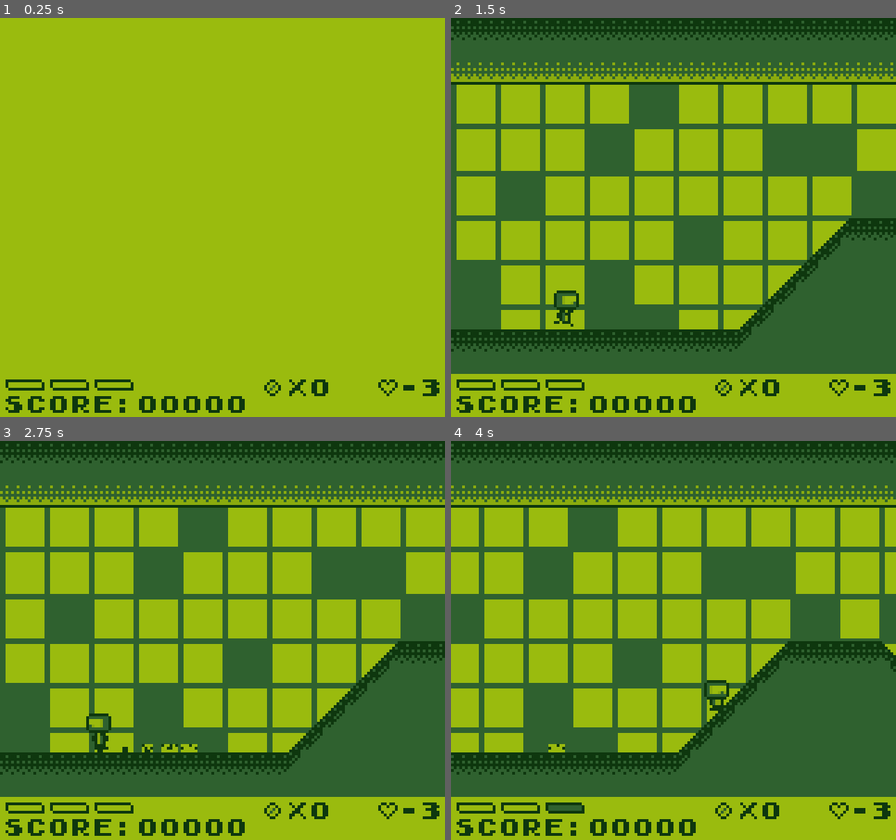
Above: before the commit, frames 1-4 (two rows, left to right).
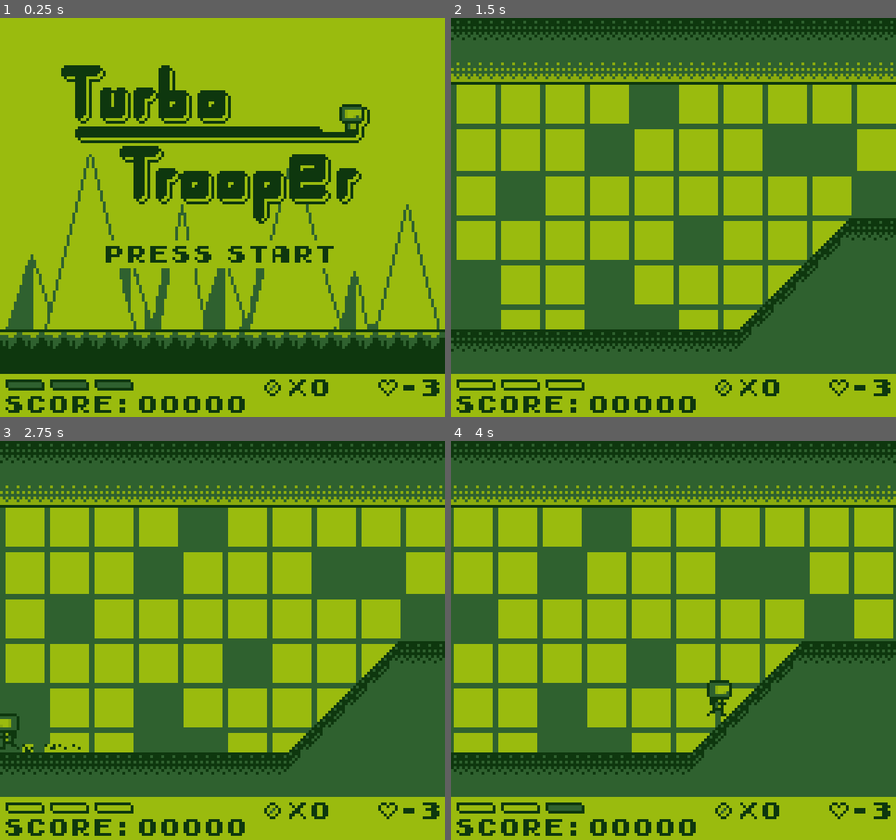
Above: after the commit, the same moments.

Repository: AlanRostem/TurboTrooper
Game: Godot game, scene res://scenes/main/Main.tscn
Two runs of this game, one before a commit and one after it. Both use one fixed random seed, a clock stepped at 60 frames per second and the inputs below. Sound files missing from this copy of the repository are replaced by a short silence.
Inputs:
- Up to frame 1 (0.25 s): no input
- Up to frame 2 (1.5 s): tap Enter (pause, bound only after the commit) at 0.5 s; hold D (move_right) from 0.53 s (still down); tap S (aim_down) at 0.6 s; tap Space (jump) at 0.77 s; tap W (aim_up) at 1.35 s
- Up to frame 3 (2.75 s): tap Space (jump) at 1.52 s; release D (move_right) at 2.03 s; hold A (move_left) from 2.03 s (still down); tap K (fire) at 2.1 s
- Up to frame 4 (4 s): release A (move_left) at 2.78 s; hold D (move_right) from 2.78 s (still down); tap E (select) at 2.85 s; tap Space (jump) at 3.02, 3.77 s; tap S (aim_down) at 3.6 s

The runs differ from the first frame. In frame 1, 24% of the frame differs, in the area x 0-100%, y 11-93%; in frame 2, 0.3%; in frame 3, 0.9%; in frame 4, 20%.

Commit message:
main menu added!

Diff:
--- a/project/project.godot
+++ b/project/project.godot
@@ -154,6 +154,11 @@
 , Object(InputEventJoypadButton,"resource_local_to_scene":false,"resource_name":"","device":0,"button_index":10,"pressure":0.0,"pressed":false,"script":null)
  ]
 }
+pause={
+"deadzone": 0.5,
+"events": [ Object(InputEventKey,"resource_local_to_scene":false,"resource_name":"","device":0,"alt":false,"shift":false,"control":false,"meta":false,"command":false,"pressed":false,"scancode":16777221,"unicode":0,"echo":false,"script":null)
+ ]
+}
 
 [layer_names]
 
--- a/project/scenes/game/GameHandler.gd
+++ b/project/scenes/game/GameHandler.gd
@@ -6,6 +6,8 @@
 # all save data about the player and manages the player's temporary in-game stats. With
 # that in mind, all user interface, such as the pause menu and HUD, will be handled through
 # the playable nodes themselves (such as a level and the level select world)
+
+signal game_completed()
 
 var __current_level = null
 
@@ -24,9 +26,6 @@
 	"scrap": 0,
 	"checkpoint": null,
 }
-
-func _ready():
-	set_current_level(0)
 
 func set_check_point(vec):
 	__has_check_point = true
@@ -52,6 +51,7 @@
 		__saved_player_stats["checkpoint"] = null
 		__current_level.queue_free()
 	__current_level = level_scene.instance()
+	print(__current_level.name)
 	__current_level.connect("ready", self, "_on_current_level_ready")
 	add_child(__current_level)
 	__current_level.set_player_stats(__saved_player_stats)
@@ -59,6 +59,11 @@
 func set_current_to_next_level():
 	if !__level_list.is_last_level(__level_index):
 		set_current_level(__level_index + 1)
+	else:
+		emit_signal("game_completed")
+		visible = false
+		__current_level.queue_free()
+		__current_level = null
 
 func reset_current_level():
 	var level_scene: PackedScene = __level_list.get_level_scene(__level_index)
@@ -74,3 +79,7 @@
 
 func get_hud():
 	return __hud
+
+func _on_MainMenu_game_started():
+	set_current_level(0)
+	visible = true
--- a/project/scenes/main/Main.tscn
+++ b/project/scenes/main/Main.tscn
@@ -1,6 +1,7 @@
-[gd_scene load_steps=5 format=2]
+[gd_scene load_steps=6 format=2]
 
 [ext_resource path="res://scenes/game/GameHandler.gd" type="Script" id=1]
+[ext_resource path="res://scenes/ui/main_menu/MainMenu.tscn" type="PackedScene" id=2]
 [ext_resource path="res://scenes/ui/hud/HUD.tscn" type="PackedScene" id=3]
 [ext_resource path="res://assets/resources/shaders/WhiteningShader.tres" type="Material" id=4]
 [ext_resource path="res://scenes/game/level/management/LevelList.tscn" type="PackedScene" id=5]
@@ -11,7 +12,16 @@
 "_editor_description_": "Main application node. All real-time code runs through this node."
 }
 
+[node name="MainMenu" parent="." instance=ExtResource( 2 )]
+
+[node name="StartLabel" parent="MainMenu" index="1"]
+margin_left = 38.0
+margin_top = 80.0
+margin_right = 122.0
+margin_bottom = 90.0
+
 [node name="GameHandler" type="Node2D" parent="."]
+visible = false
 script = ExtResource( 1 )
 __meta__ = {
 "_editor_description_": "Handles everything related to playing the game itself. This node swaps out levels when
@@ -26,3 +36,8 @@
 [node name="CanvasLayer" type="CanvasLayer" parent="GameHandler"]
 
 [node name="HUD" parent="GameHandler/CanvasLayer" instance=ExtResource( 3 )]
+
+[connection signal="game_started" from="MainMenu" to="GameHandler" method="_on_MainMenu_game_started"]
+[connection signal="game_completed" from="GameHandler" to="MainMenu" method="_on_GameHandler_game_completed"]
+
+[editable path="MainMenu"]
--- /dev/null
+++ b/project/scenes/ui/main_menu/MainMenu.gd
@@ -0,0 +1,21 @@
+extends Control
+
+signal game_started()
+
+onready var __start_label = $StartLabel
+
+var __is_playing_game = false
+
+func _physics_process(delta):
+	if Input.is_action_just_pressed("pause") and !__is_playing_game:
+		emit_signal("game_started")
+		visible = false
+		__is_playing_game = true
+
+func _on_StartFlashTimer_timeout():
+	__start_label.visible = !__start_label.visible
+
+
+func _on_GameHandler_game_completed():
+	__is_playing_game = false
+	visible = true
--- /dev/null
+++ b/project/scenes/ui/main_menu/MainMenu.tscn
@@ -0,0 +1,43 @@
+[gd_scene load_steps=5 format=2]
+
+[ext_resource path="res://assets/sprites/ui/main_menu/bg.png" type="Texture" id=1]
+[ext_resource path="res://scenes/ui/main_menu/MainMenu.gd" type="Script" id=2]
+[ext_resource path="res://scenes/ui/elements/label/GameBoyLabel.tscn" type="PackedScene" id=3]
+
+[sub_resource type="StyleBoxFlat" id=1]
+bg_color = Color( 0.607843, 0.737255, 0.0588235, 1 )
+
+[node name="MainMenu" type="Control"]
+anchor_right = 1.0
+anchor_bottom = 1.0
+script = ExtResource( 2 )
+__meta__ = {
+"_edit_use_anchors_": false
+}
+
+[node name="TextureRect" type="TextureRect" parent="."]
+margin_right = 40.0
+margin_bottom = 40.0
+texture = ExtResource( 1 )
+__meta__ = {
+"_edit_use_anchors_": false
+}
+
+[node name="StartLabel" parent="." instance=ExtResource( 3 )]
+anchor_left = 0.5
+anchor_top = 0.5
+anchor_right = 0.5
+anchor_bottom = 0.5
+margin_left = -42.0
+margin_top = 8.0
+margin_right = 42.0
+margin_bottom = 18.0
+custom_styles/normal = SubResource( 1 )
+text = "press start"
+align = 1
+
+[node name="StartFlashTimer" type="Timer" parent="."]
+wait_time = 0.5
+autostart = true
+
+[connection signal="timeout" from="StartFlashTimer" to="." method="_on_StartFlashTimer_timeout"]
Binary file added: project/assets/sprites/ui/main_menu/bg.png
Not shown, added: project/assets/sprites/ui/main_menu/bg.png.import
